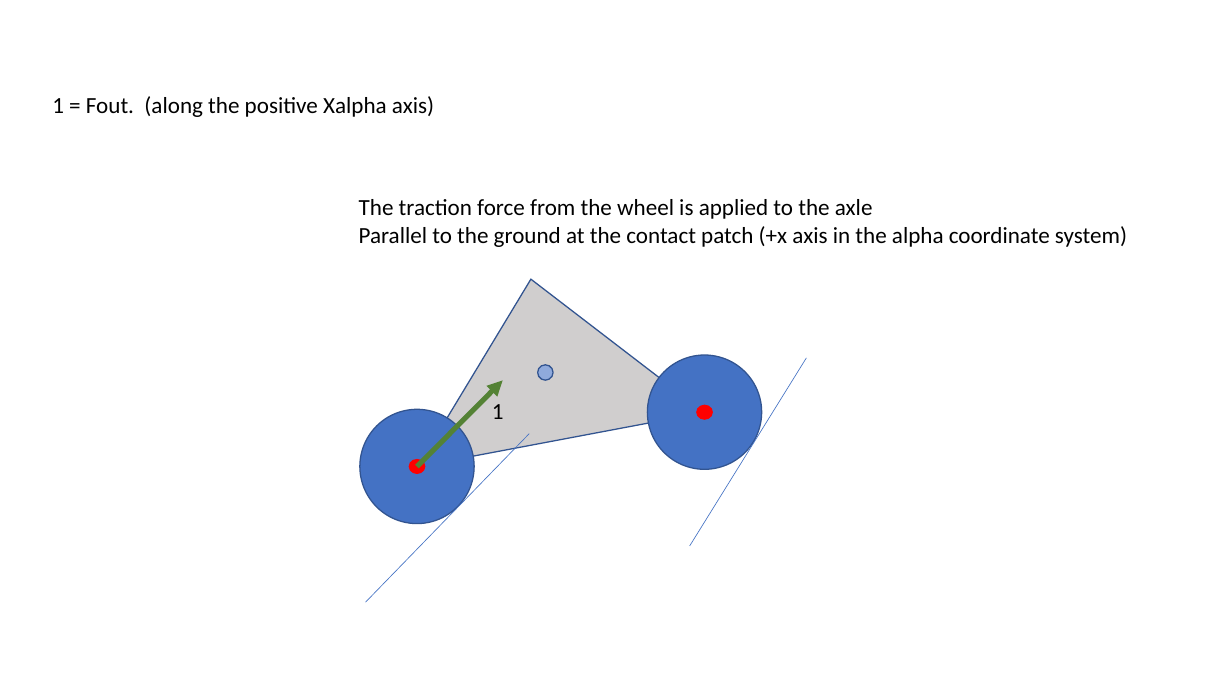
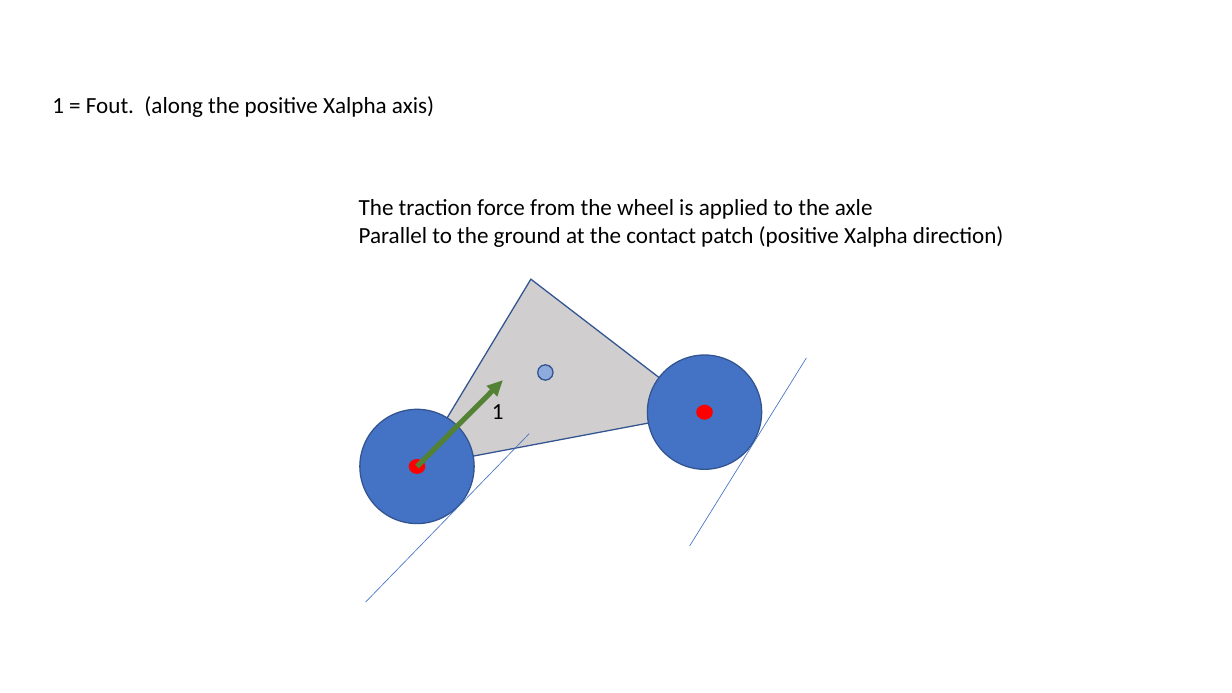
Before and after one commit to rhambleton/drive2d, a slide deck: slide 8 of vehicle forces.pptx (slide 7 before the commit). Drawn at 1232x693 pixels with LibreOffice and Linux fonts; fonts in the diff are those of the drawing. Boxes give left, top, right and bottom in pixels: in the first picture for what was removed or moved away, otherwise in the second. Text is boxed around its words. In the diff, an @@ line names an element or a change of style, - is before the commit and + after.

```diff
--- a/vehicle forces.pptx
+++ b/vehicle forces.pptx
@@ text at <box>359,226,1004,247</box>: text changed @@
-Parallel to the ground at the contact patch (+x axis in the alpha coordinate system)
+Parallel to the ground at the contact patch (positive Xalpha direction)
```
Also in this commit, not shown: 1 other slide changed, 1 slide added, 1 other file.
